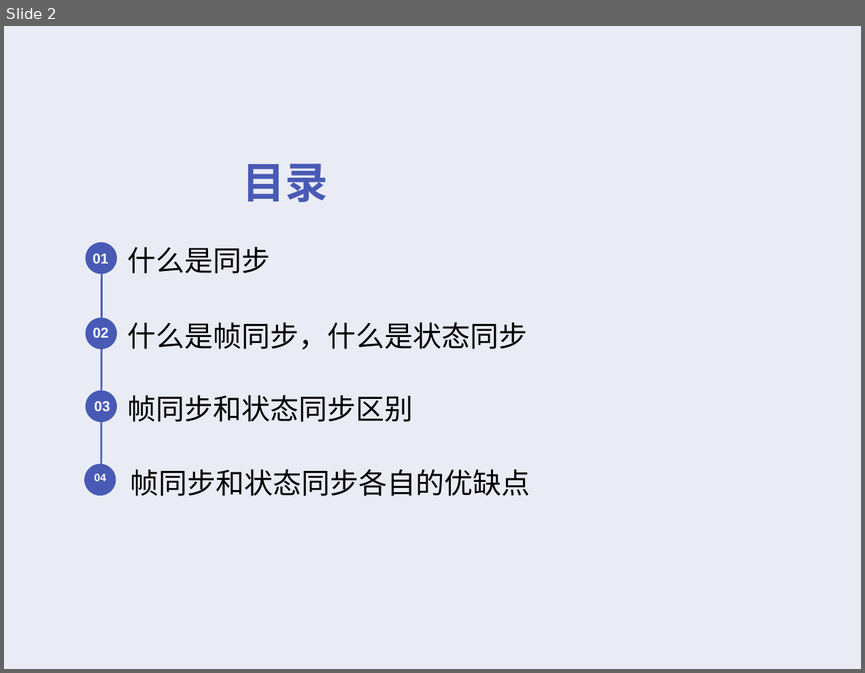
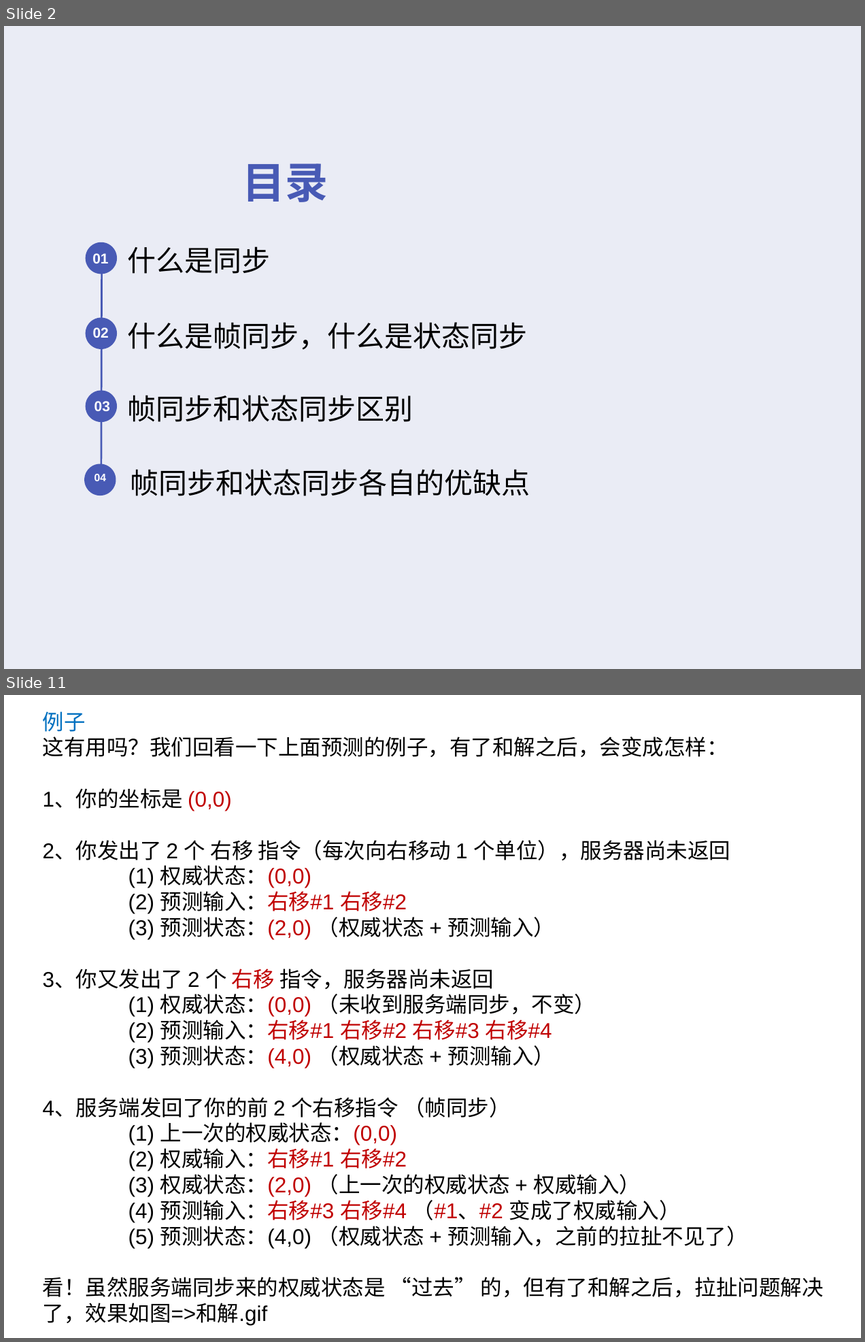
Before and after one commit to cyk88888888/LockStep-StateSynchronization, a slide deck: 浅析帧同步和状态同步.ppt. Shown one above the other, each under a label of ours: slide 2 before the commit, slides 2 and 11 after it; the slides between them are not shown. The pictures are 865x673 and 865x1342 pixels, drawn with LibreOffice and Linux fonts; fonts in the diff are those of the drawing; background and template pictures are left out. Boxes give left, top, right and bottom in pixels: in the first picture for what was removed or moved away, otherwise in the second. Text is boxed around its words. In the diff, an @@ line names an element or a change of style, - is before the commit and + after.

```diff
--- a/浅析帧同步和状态同步.ppt
+++ b/浅析帧同步和状态同步.ppt
@@ slide 11 added at (x1=4, y1=695, x2=861, y2=1338), background #FFFFFF @@
@@ text added at (x1=43, y1=711, x2=823, y2=1325), 18 pt, text #000000 @@
+例子
+这有用吗？我们回看一下上面预测的例子，有了和解之后，会变成怎样：
+1、你的坐标是 (0,0)
+2、你发出了 2 个 右移 指令（每次向右移动 1 个单位），服务器尚未返回
+(1) 权威状态：(0,0)
+(2) 预测输入：右移#1 右移#2
+(3) 预测状态：(2,0) （权威状态 + 预测输入）
+3、你又发出了 2 个 右移 指令，服务器尚未返回
+(1) 权威状态：(0,0) （未收到服务端同步，不变）
+(2) 预测输入：右移#1 右移#2 右移#3 右移#4
+(3) 预测状态：(4,0) （权威状态 + 预测输入）
+4、服务端发回了你的前 2 个右移指令 （帧同步）
+(1) 上一次的权威状态：(0,0)
+(2) 权威输入：右移#1 右移#2
+(3) 权威状态：(2,0) （上一次的权威状态 + 权威输入）
+(4) 预测输入：右移#3 右移#4 （#1、#2 变成了权威输入）
+(5) 预测状态：(4,0) （权威状态 + 预测输入，之前的拉扯不见了）
+看！虽然服务端同步来的权威状态是 “过去” 的，但有了和解之后，拉扯问题解决了，效果如图=>和解.gif
```
Also in this commit, not shown: 4 slides changed, 10 other slides added, 8 slides removed, 8 other files.
